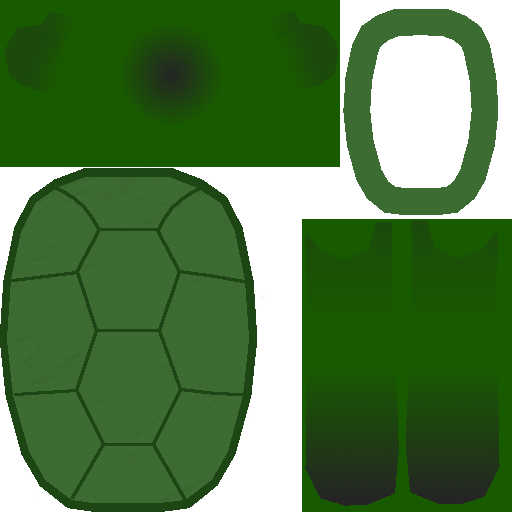
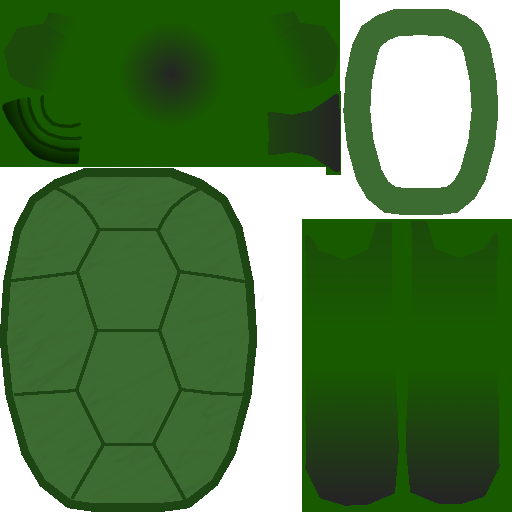
Layered file, before and after one edit (w=512, h=512). Changes by layer:
painted on "torso_shading" over [267,94,340,172]
added layer "Tail detail" (38%) above "Foot" over [16,95,82,152]
painted on "raph_skintone" over [2,91,341,175]
painted on "torso_outline" over [5,96,338,170]
